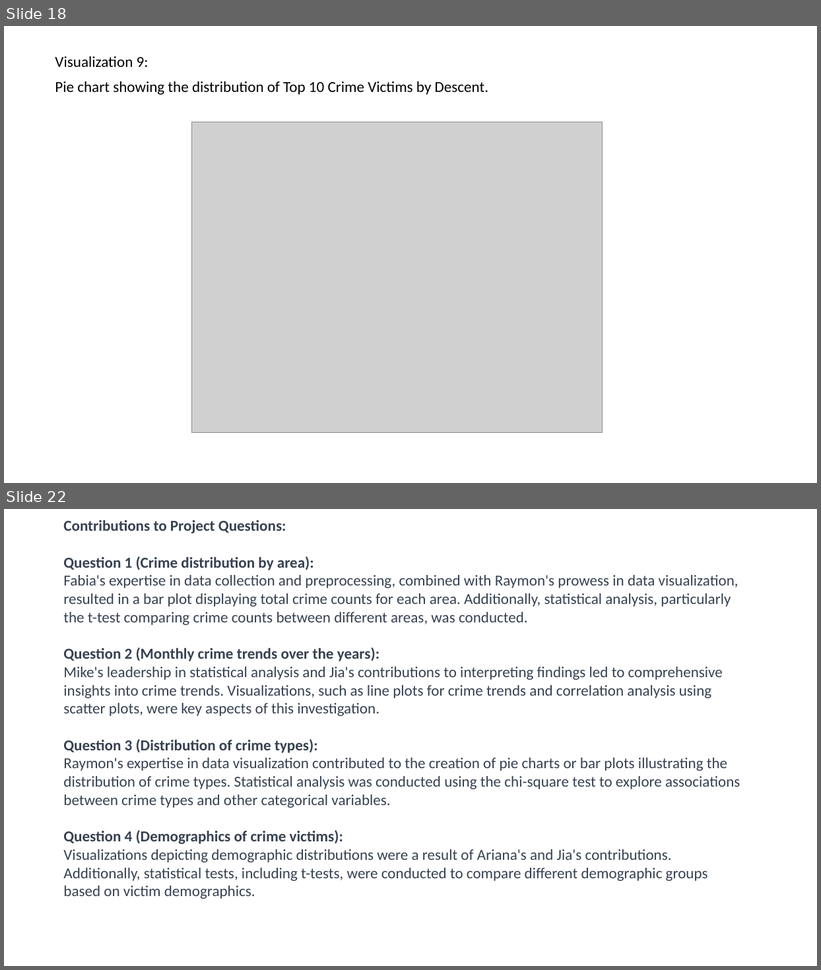
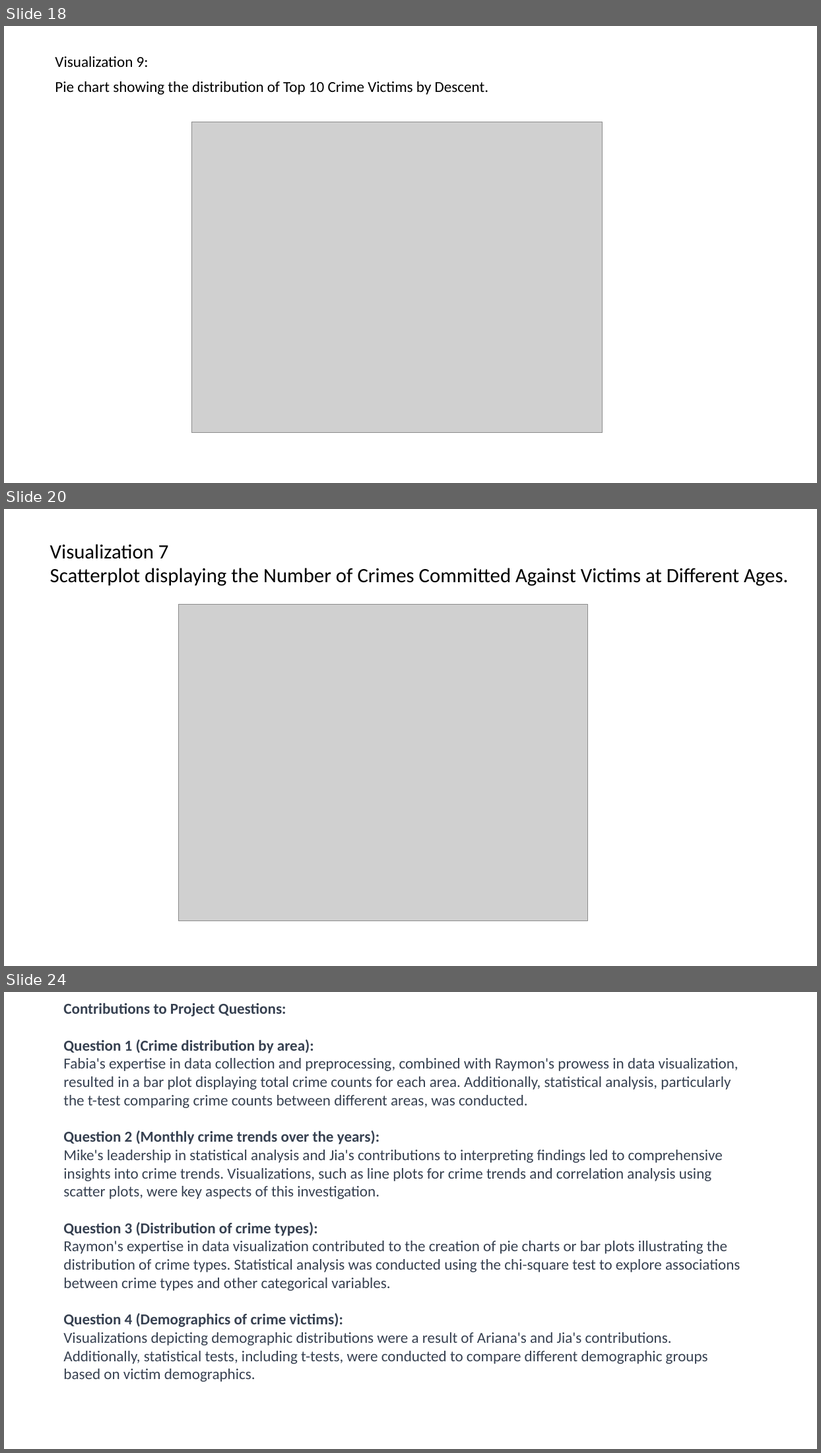
Before and after one commit to qazifabiahoq/Project_Crime_in_La_2020-Dec2023, a slide deck: Final Presentation.pptx. Shown one above the other, each under a label of ours: slides 18 and 22 before the commit, slides 18, 20 and 24 after it; the slides between them are not shown. The pictures are 821x970 and 821x1453 pixels, drawn with LibreOffice and Linux fonts; fonts in the diff are those of the drawing; grey boxes stand for pictures. Boxes give left, top, right and bottom in pixels: in the first picture for what was removed or moved away, otherwise in the second. Text is boxed around its words. In the diff, an @@ line names an element or a change of style, - is before the commit and + after.

```diff
--- a/Final Presentation.pptx
+++ b/Final Presentation.pptx
@@ slide 20 added at bbox=[4, 509, 817, 966], background #FFFFFF @@
@@ text added at bbox=[50, 544, 788, 586], 24 pt, text #000000 @@
+Visualization 7
+Scatterplot displaying the Number of Crimes Committed Against Victims at Different Ages.
@@ picture added at bbox=[178, 605, 588, 921] @@
@@ what was slide 22 is now slide 24 @@
```
Also in this commit, not shown: 4 other slides added, 3 slides removed.
